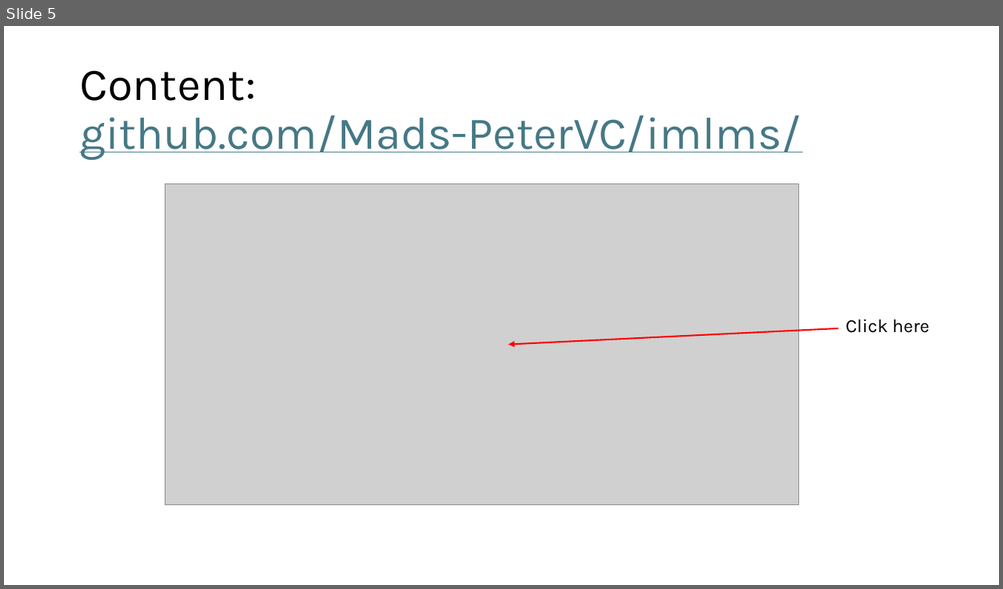
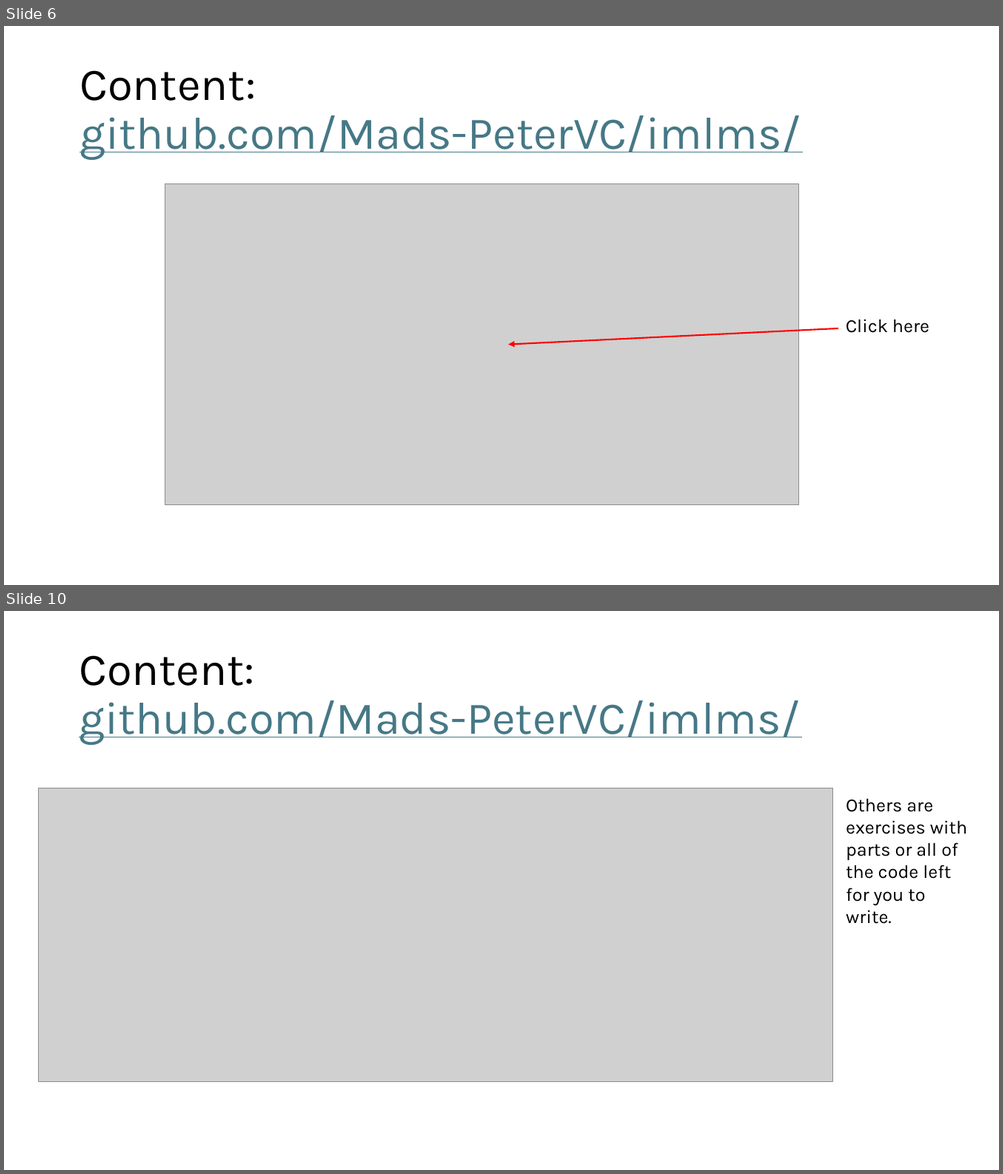
Before and after one commit to Mads-PeterVC/imlms, a slide deck: lessons/lesson_1/slides_lesson_1.pptx. Shown one above the other, each under a label of ours: slide 5 before the commit, slides 6 and 10 after it; the slides between them are not shown. The pictures are 1003x589 and 1003x1174 pixels, drawn with LibreOffice and Linux fonts; fonts in the diff are those of the drawing; grey boxes stand for pictures. Boxes give left, top, right and bottom in pixels: in the first picture for what was removed or moved away, otherwise in the second. Text is boxed around its words. In the diff, an @@ line names an element or a change of style, - is before the commit and + after.

```diff
--- a/lessons/lesson_1/slides_lesson_1.pptx
+++ b/lessons/lesson_1/slides_lesson_1.pptx
@@ slide 10 added at (4,611,999,1170), background #FFFFFF @@
@@ title added at (79,655,800,745), 44 pt, text #467886, underline @@
+Content: github.com/Mads-PeterVC/imlms/
@@ picture added at (38,789,833,1082) @@
@@ text added at (845,798,967,924), 18 pt, text #000000 @@
+Others are exercises with parts or all of the code left for you to write.
@@ what was slide 5 is now slide 6 @@
```
Also in this commit, not shown: 2 slides changed, 5 other slides added, 2 slides removed.
